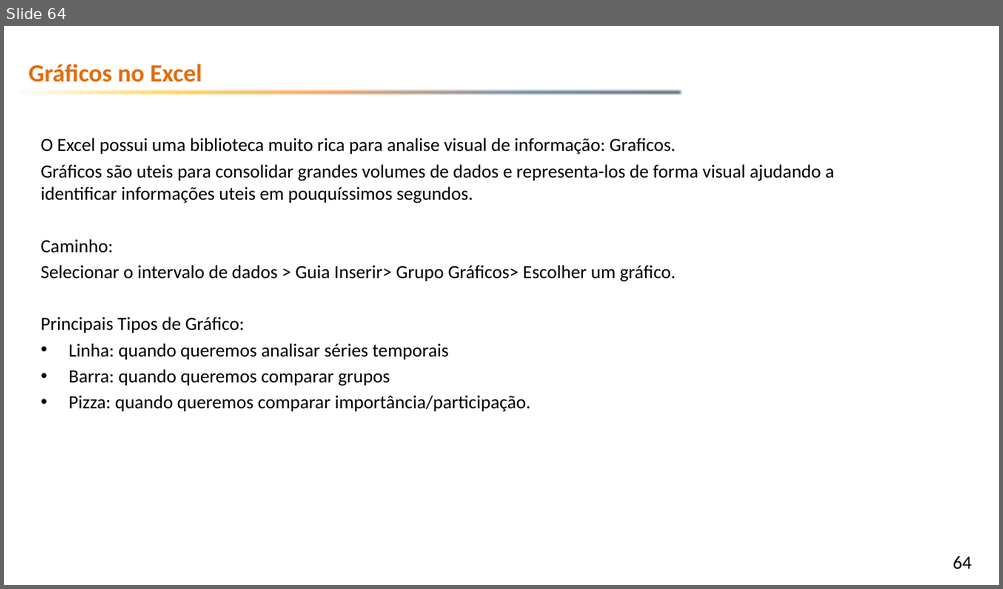
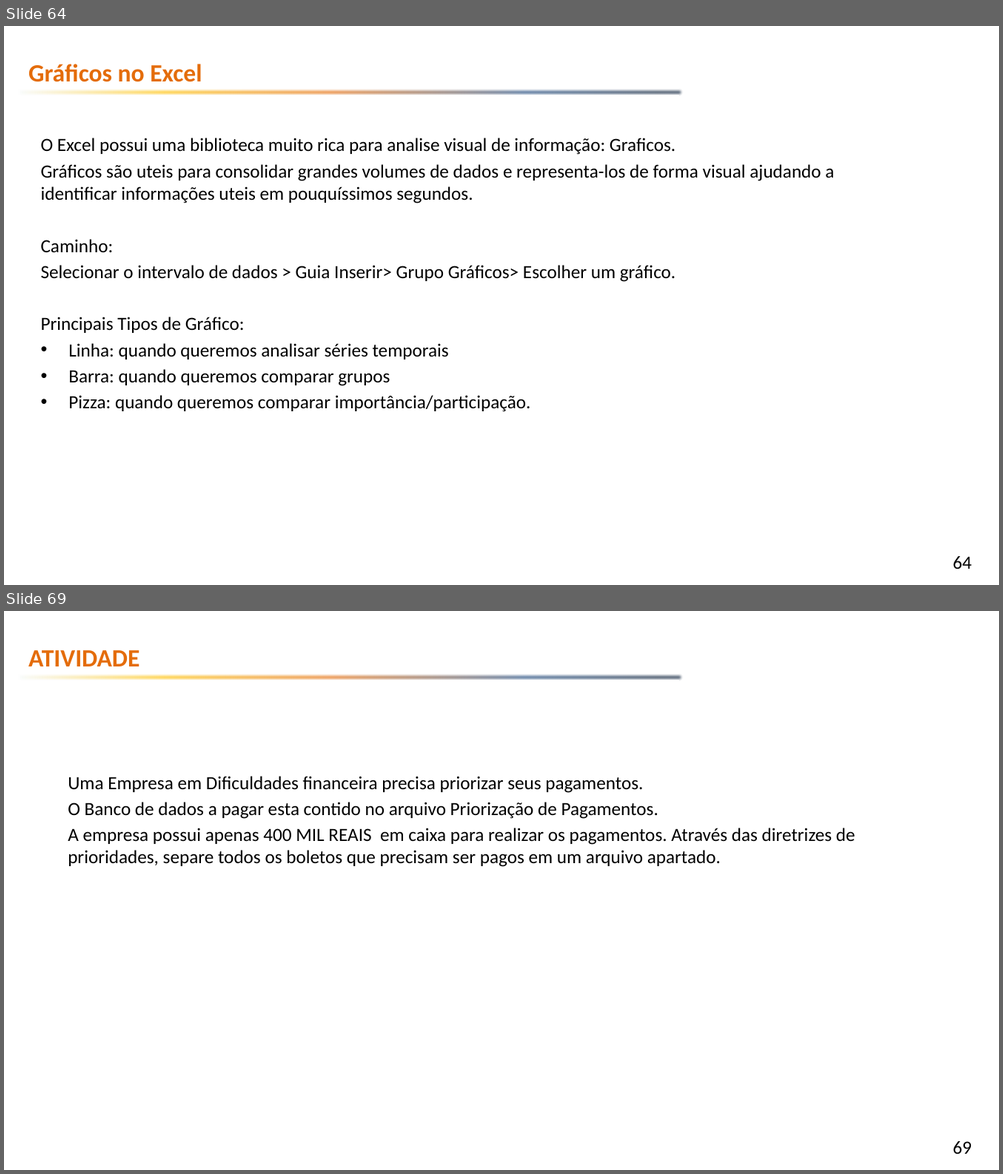
Before and after one commit to emerson-fenrir/Excel_Basico, a slide deck: Professor/Aula3.pptx. Shown one above the other, each under a label of ours: slide 64 before the commit, slides 64 and 69 after it; the slides between them are not shown. The pictures are 1003x589 and 1003x1174 pixels, drawn with LibreOffice and Linux fonts; fonts in the diff are those of the drawing; background and template pictures are left out. Boxes give left, top, right and bottom in pixels: in the first picture for what was removed or moved away, otherwise in the second. Text is boxed around its words. In the diff, an @@ line names an element or a change of style, - is before the commit and + after.

```diff
--- a/Professor/Aula3.pptx
+++ b/Professor/Aula3.pptx
@@ slide 69 added at [4,611,999,1170], background picture (left out); not listed: 2 template elements that a slide beside it also shows @@
@@ text added at [28,650,139,667], 24 pt, text #E46C0A, bold @@
+ATIVIDADE
@@ text added at [68,776,855,867], 18 pt, text #000000 @@
+Uma Empresa em Dificuldades financeira precisa priorizar seus pagamentos.
+O Banco de dados a pagar esta contido no arquivo Priorização de Pagamentos.
+A empresa possui apenas 400 MIL REAIS em caixa para realizar os pagamentos. Através das diretrizes de prioridades, separe todos os boletos que precisam ser pagos em um arquivo apartado.
```
Also in this commit, not shown: 10 slides changed, 1 other slide added, 1 other file.
